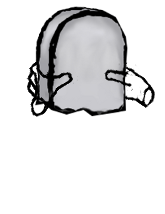
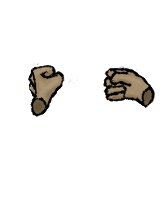
Layered file, before and after one edit (165×214). Changes by layer:
removed layer "Hands" over [26, 61, 78, 115]
added layer "Hands Empty" above "Hands empty color" over [28, 63, 153, 117]
added layer "Hands empty color" above "Hands" over [30, 66, 153, 114]
renamed "Hands Color" to "Hands", hid it, painted on it over [26, 61, 153, 117]
hid "Usable_Tomb_Top_Final Size_Pos.png" over [34, 6, 128, 117]
